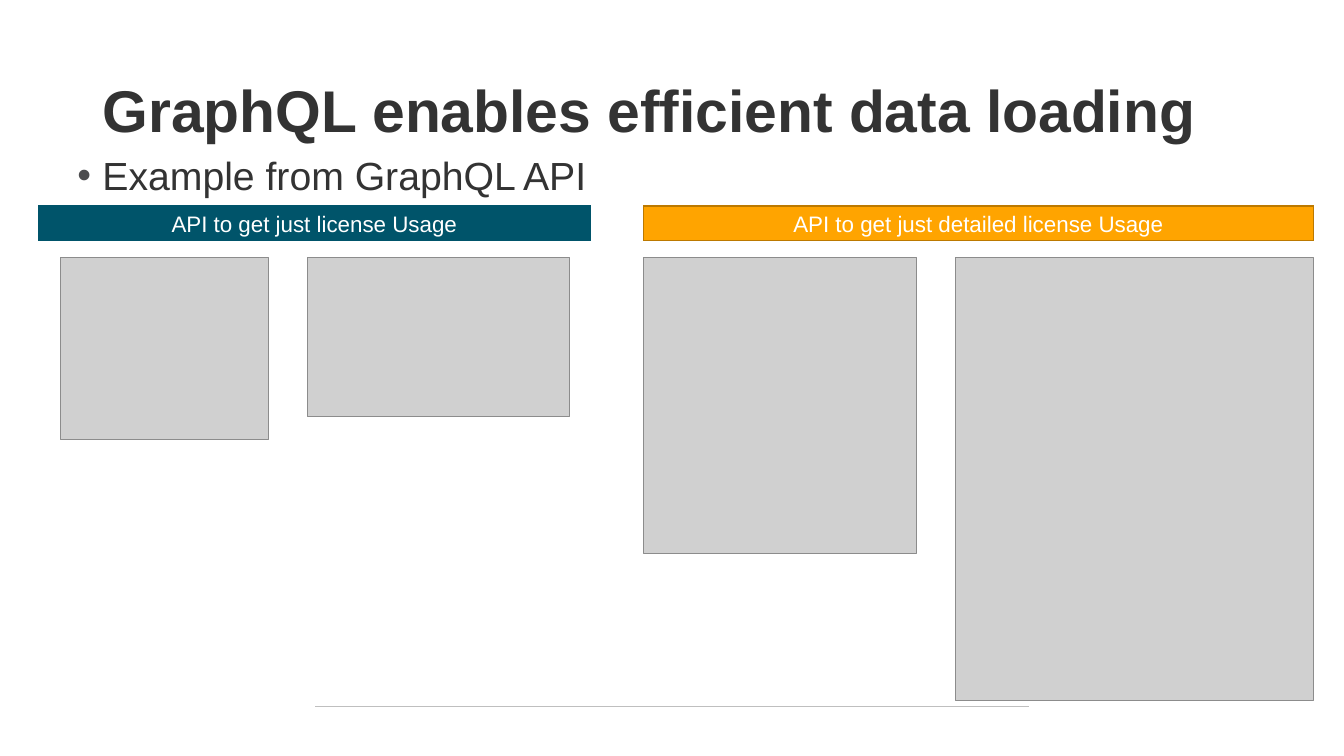
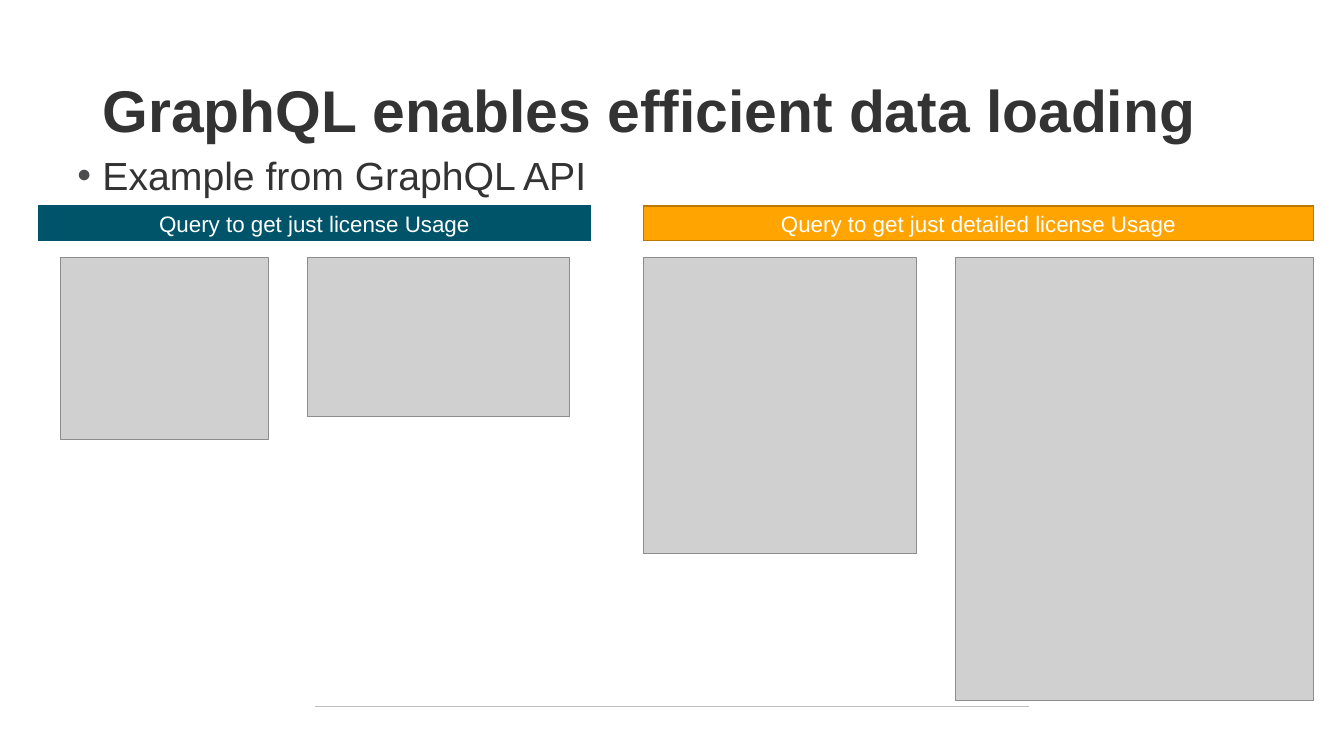
Before and after one commit to NPDSoftwareDev/graphql-presentation, a slide deck: slide 15 of graphql Introduction.pptx. Drawn at 1344x756 pixels with LibreOffice and Linux fonts; fonts in the diff are those of the drawing; grey boxes stand for pictures. Boxes give left, top, right and bottom in pixels: in the first picture for what was removed or moved away, otherwise in the second. Text is boxed around its words. In the diff, an @@ line names an element or a change of style, - is before the commit and + after.

```diff
--- a/graphql Introduction.pptx
+++ b/graphql Introduction.pptx
@@ text in rectangle at bbox=[159, 215, 470, 237]: text changed @@
-API to get just license Usage
+Query to get just license Usage
@@ text in rectangle at bbox=[781, 215, 1176, 237]: text changed @@
-API to get just detailed license Usage
+Query to get just detailed license Usage
```
Also in this commit, not shown: 3 other slides changed, 1 slide added, 1 slide removed, 2 other files.
